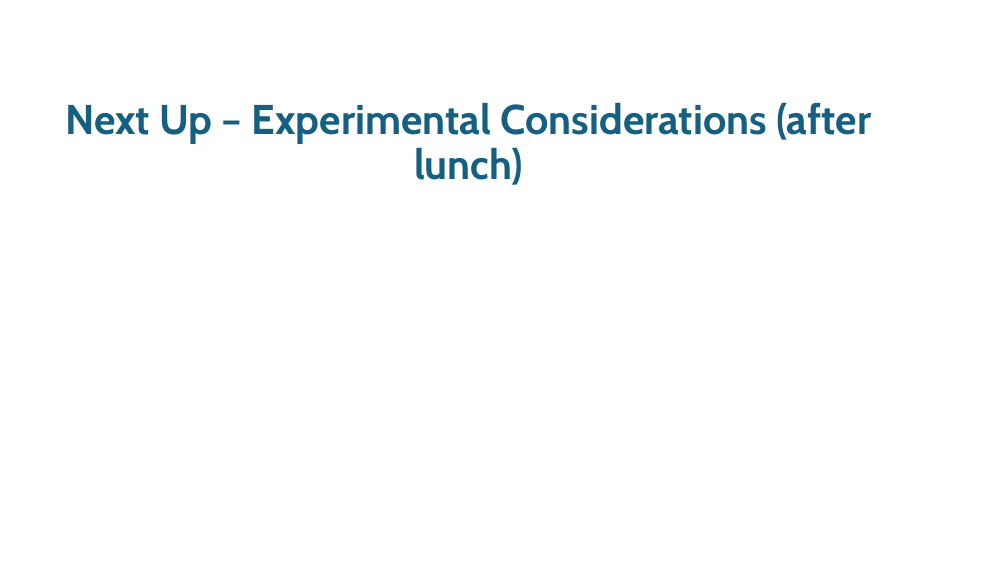
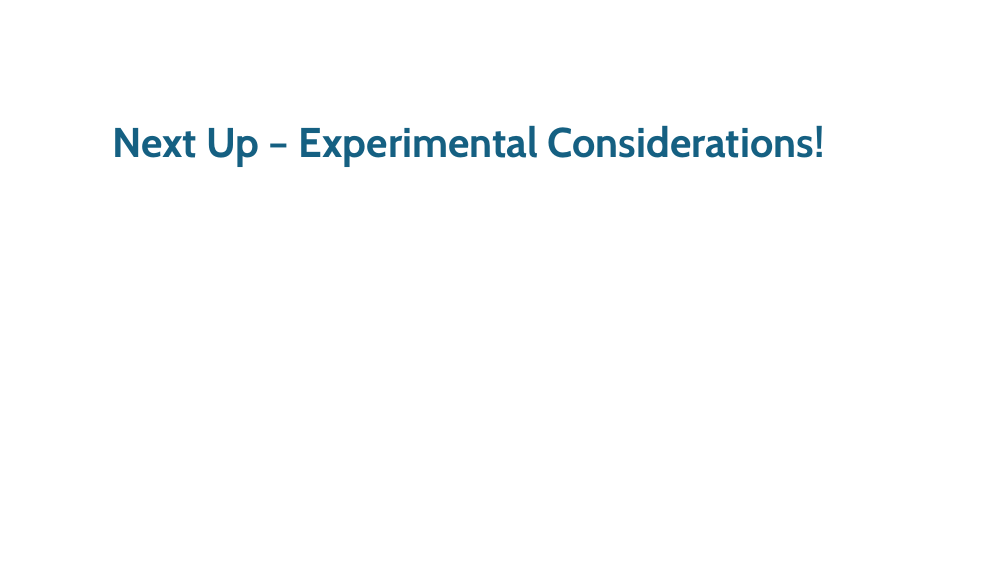
Before and after one commit to spcarte/IMAC_Substructuring_ShortCourse, a slide deck: slide 15 of Course Notes/Mod5_NumericalExamples.pptx. Drawn at 1008x567 pixels with LibreOffice and Linux fonts; fonts in the diff are those of the drawing; background and template pictures are left out. Boxes give left, top, right and bottom in pixels: in the first picture for what was removed or moved away, otherwise in the second. Text is boxed around its words. In the diff, an @@ line names an element or a change of style, - is before the commit and + after.

```diff
--- a/Course Notes/Mod5_NumericalExamples.pptx
+++ b/Course Notes/Mod5_NumericalExamples.pptx
@@ title at (112,125,825,167): text changed @@
-Next Up – Experimental Considerations (after lunch)
+Next Up – Experimental Considerations!
```
Also in this commit, not shown: 11 other slides changed.
